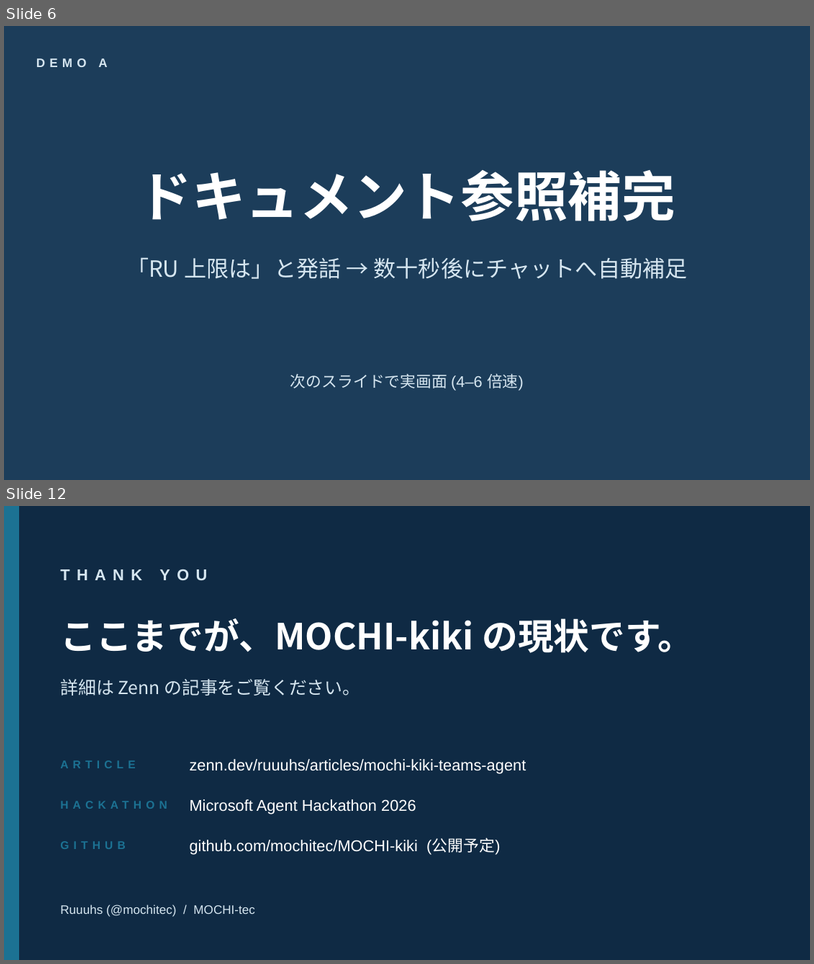
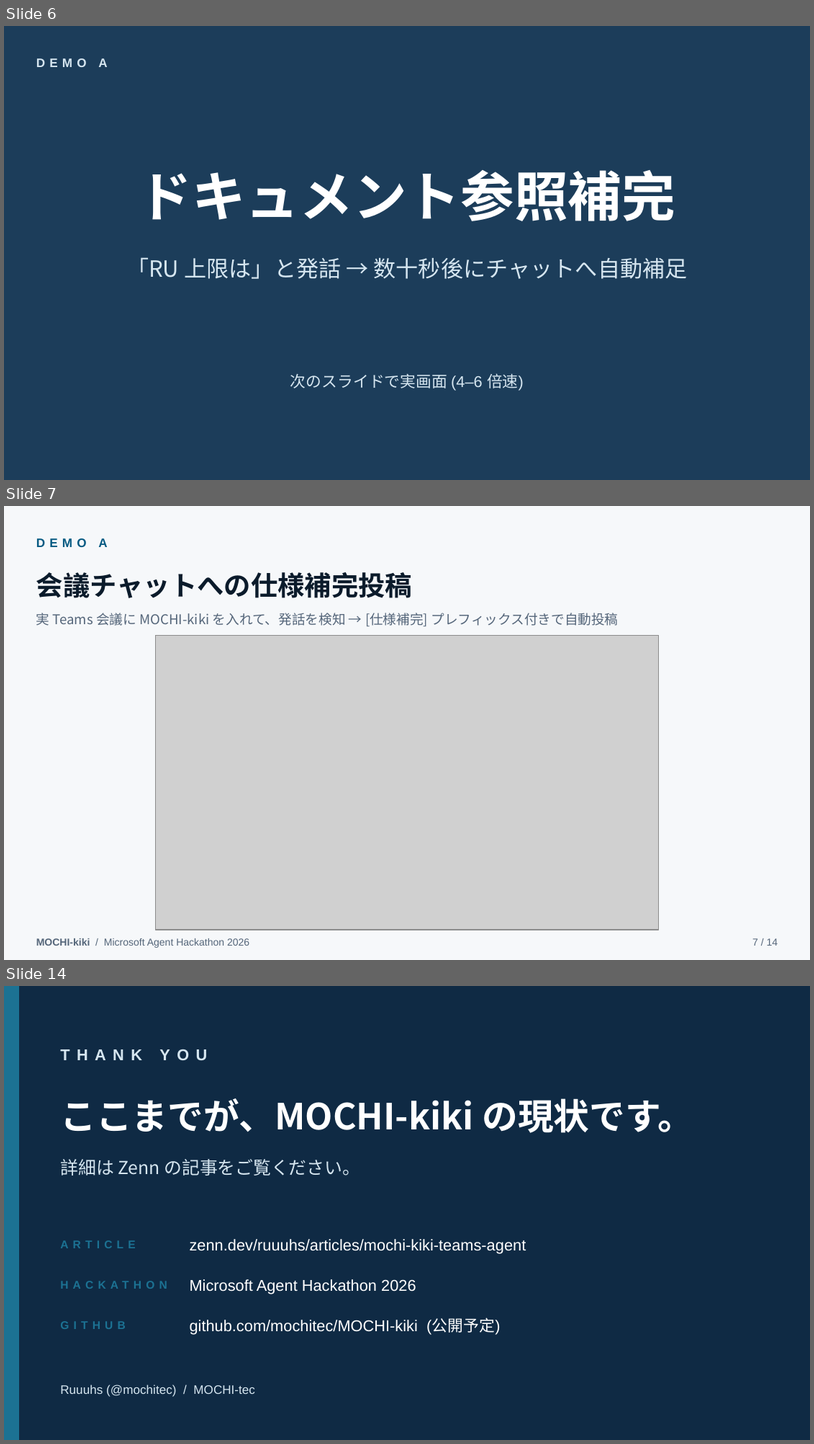
Before and after one commit to MOCHITEC/MOCHI-kiki, a slide deck: articles/mochi-kiki-teams-agent/video/mochi-kiki-demo-deck.pptx. Shown one above the other, each under a label of ours: slides 6 and 12 before the commit, slides 6, 7 and 14 after it; the slides between them are not shown. The pictures are 814x964 and 814x1444 pixels, drawn with LibreOffice and Linux fonts; fonts in the diff are those of the drawing; grey boxes stand for pictures. Boxes give left, top, right and bottom in pixels: in the first picture for what was removed or moved away, otherwise in the second. Text is boxed around its words. In the diff, an @@ line names an element or a change of style, - is before the commit and + after.

```diff
--- a/articles/mochi-kiki-teams-agent/video/mochi-kiki-demo-deck.pptx
+++ b/articles/mochi-kiki-teams-agent/video/mochi-kiki-demo-deck.pptx
@@ slide 7 added at box(4, 506, 810, 960), background #F6F8FA @@
@@ text added at box(36, 538, 107, 547), 11 pt, text #065A82, bold @@
+DEMO A
@@ text added at box(36, 572, 412, 598), 24 pt, text #0B1B2B, bold @@
+会議チャットへの仕様補完投稿
@@ text added at box(36, 613, 618, 626), 12 pt, text #55667A @@
+実 Teams 会議に MOCHI-kiki を入れて、発話を検知 → [仕様補完] プレフィックス付きで自動投稿
@@ picture added at box(156, 635, 658, 929) @@
@@ text added at box(36, 938, 250, 947), 9 pt, text #55667A @@
+MOCHI-kiki / Microsoft Agent Hackathon 2026
@@ text added at box(753, 938, 779, 945), 9 pt, text #55667A @@
+7 / 14
@@ what was slide 12 is now slide 14 @@
```
Also in this commit, not shown: 7 slides changed, 3 other slides added, 2 slides removed, 7 other files.
